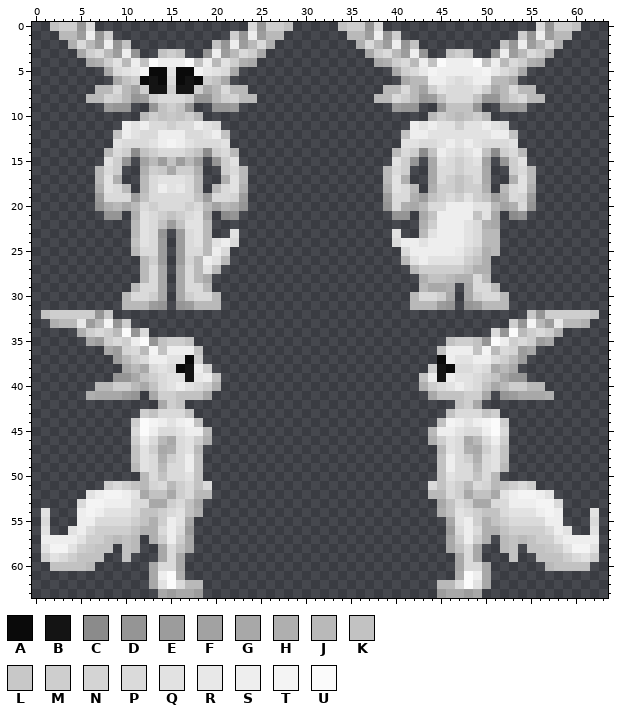
A pixel-art sprite gets an edit: Resources/Textures/Mobs/Species/Shadowkin/parts.rsi/full.png. The picture above was drawn from the file before the commit.
The file is 64x64 pixels. Colours within 5 levels of each other are drawn and written as one.
Palette (. is transparent): A #0a0a0a  B #141414  C #8b8b8b  D #959595  E #9c9c9c  F #a2a2a2  G #a8a8a8  H #afafaf  J #b9b9b9  K #c2c2c2  L #c8c8c8  M #cecece  N #d4d4d4  P #dadada  Q #e2e2e2  R #e8e8e8  S #eeeeee  T #f4f4f4  U #fbfbfb
Pixels before (only the part around the change), first column x 9:
26 ...JME.ENJSQJ...................JQSQQQQMKH..
27 ...JPG.GPJQJ.....................JMMMMMKHH..
28 ...JPG.GPJG.......................HKKJHHPJ..
29 ..JPPG.GPPJ.......................JGGH.GPPJ.
30 .JPPMG.GMPPJ.....................JPPMG.GMPPJ
31 .JJJED.DEJJJ.....................JJJED.DEJJJ
32 ............................................
33 DM..........................................
34 JUDP......................................PD
35 PMSUDKMMK............................KMMKDUS
36 ENPJTKSSSK..........................KSSSKTJP
37 EJMPSSQQAM..........................ASQQSSPM
38 .GJGPQPABSM........................MBAPPQPGJ
39 DDGKMPQQBRSK......................KSBSQQPMKG
40 MMJGKPQSQPMH......................HMPQSQPKGJ
41 GED.GMMKKKG........................GKKKMMG.D
42 .....GMK..............................KMG...
43 ...MKPPPK............................KPPPKM.
44 ..MUTSQSTK..........................KTSQSTUM
45 ..PUSPPQSSJ........................JSSQPPSUP
46 ..MSPJGPQMH........................HMQPGJPSM
47 ..KQMGHPQJ..........................JQPHGMQK
48 ..KQPHMPSK..........................KSPMHPQK
49 ..JQPJPPSK..........................KSPPJPQJ
50 ...JPKPPQK..........................KQPPKPJ.
The same view after the edit:
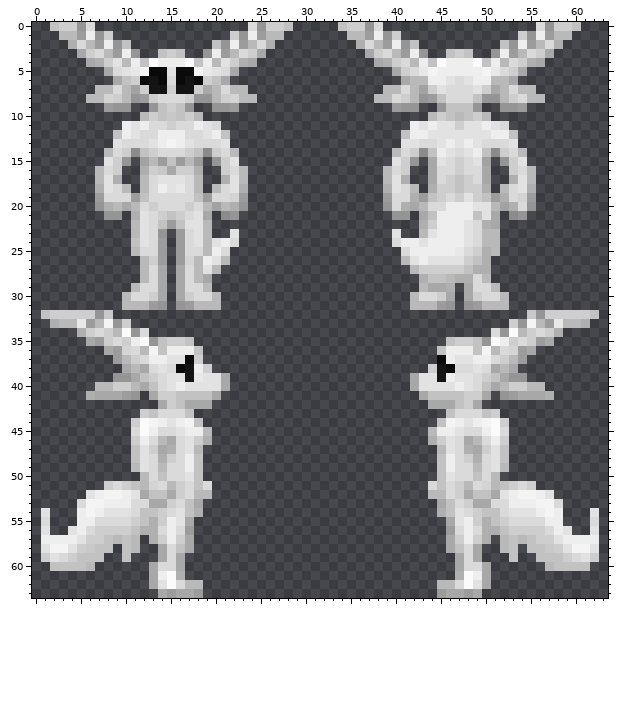
Change:
Changed rows in their new state; - is an unchanged pixel.
first column x 17:
39 --QQG--------------------GQQ--
40 -QQQG--------------------GQQQ-
41 --KG----------------------GK--
42 GGG------------------------GGG
Pixel boxes of the changes (left, top, right, bottom) in both pictures:
changed: (185, 373, 230, 409)
changed: (410, 373, 455, 409)
